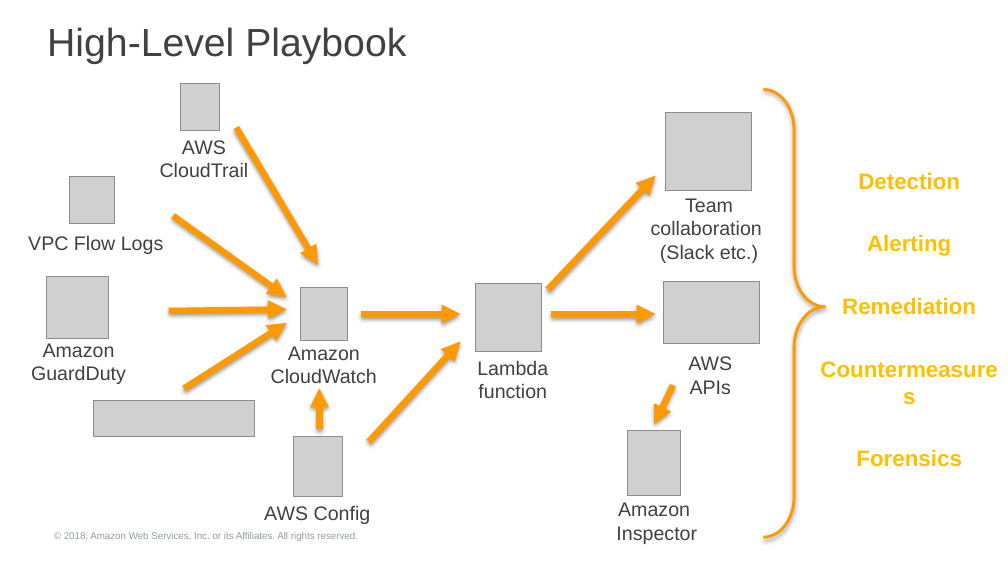
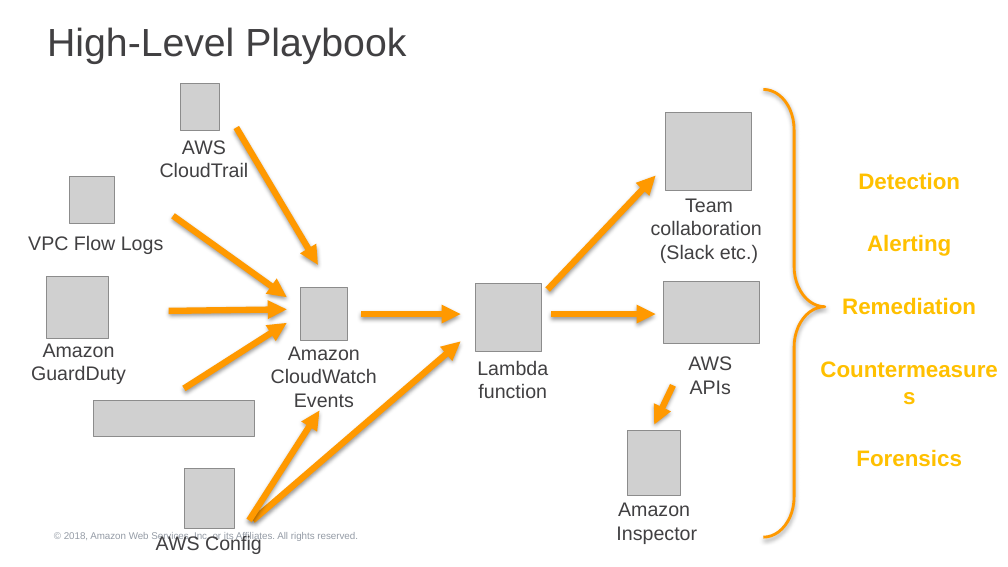
Before and after one commit to robnolen/aws-security-workshops, a slide deck: slide 28 of threat-detection-wksp/presentations/threat-detection-wksp-module2-presentation.pptx (slide 29 before the commit). Drawn at 1008x567 pixels with LibreOffice and Linux fonts; fonts in the diff are those of the drawing; grey boxes stand for pictures; background and template pictures are left out. Boxes give left, top, right and bottom in pixels: in the first picture for what was removed or moved away, otherwise in the second. Text is boxed around its words. In the diff, an @@ line names an element or a change of style, - is before the commit and + after.

```diff
--- a/threat-detection-wksp/presentations/threat-detection-wksp-module2-presentation.pptx
+++ b/threat-detection-wksp/presentations/threat-detection-wksp-module2-presentation.pptx
@@ arrow moved from (369, 442) - (461, 342) to (253, 520) - (461, 342) @@
@@ arrow moved from (320, 429) - (320, 388) to (249, 520) - (320, 410) @@
@@ text at (x1=294, y1=393, x2=354, y2=407): paragraph added @@
+Events
@@ picture moved from (x1=293, y1=436, x2=343, y2=496) to (x1=184, y1=469, x2=234, y2=528) @@
@@ text "AWS Config" moved from (x1=264, y1=505, x2=371, y2=524) to (x1=156, y1=535, x2=262, y2=554) @@
```
Also in this commit, not shown: 12 other slides changed, 1 slide removed, 2 other files.
